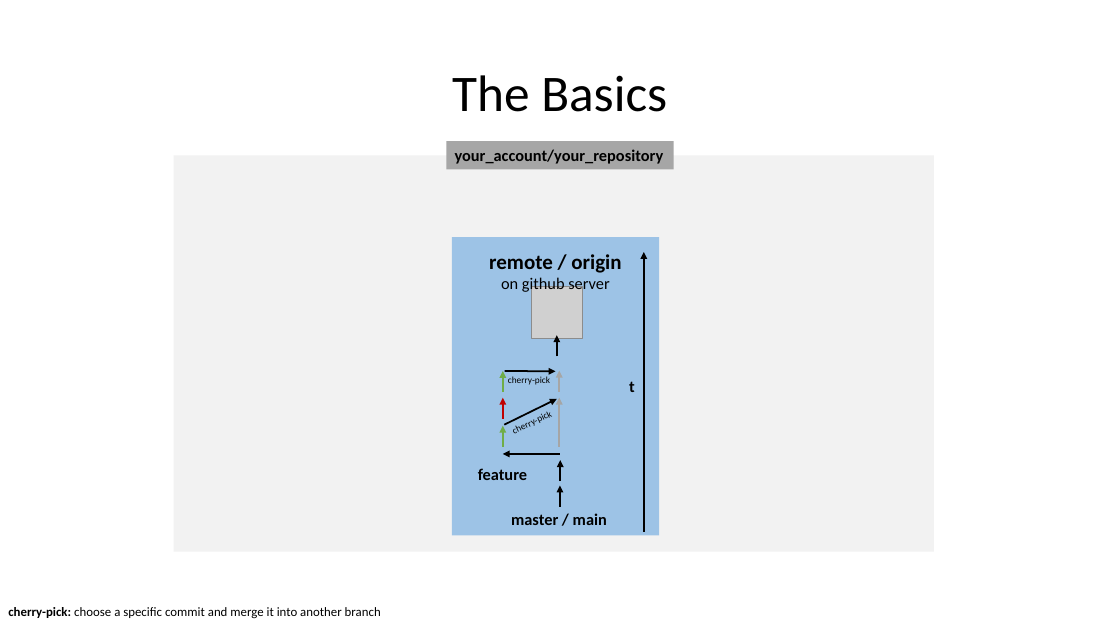
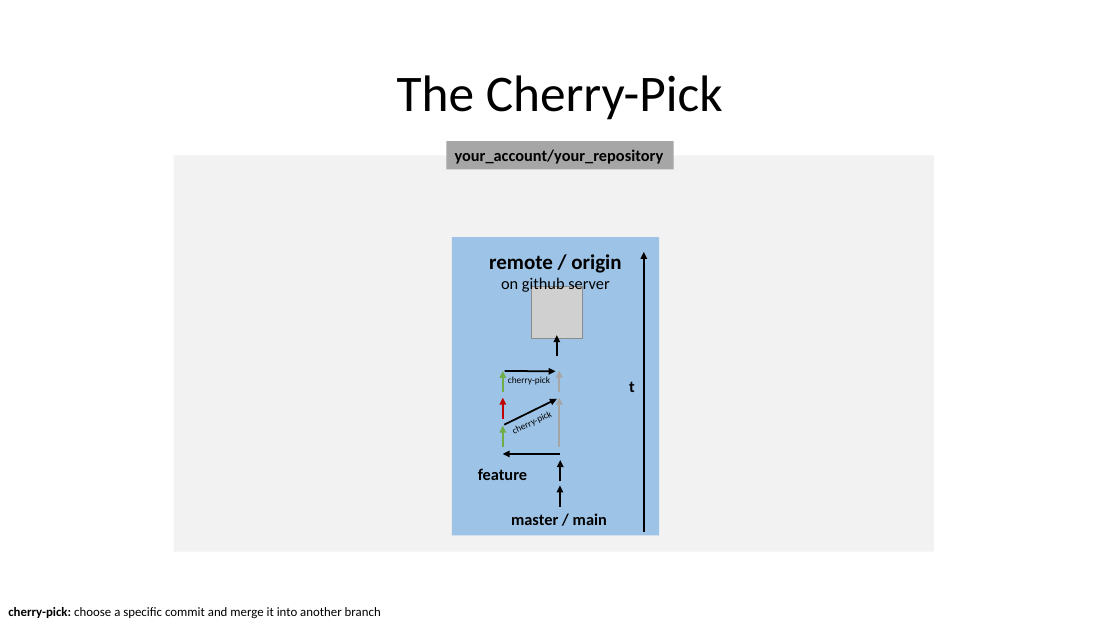
Before and after one commit to remichel/Buschlab_Github_Workshop, a slide deck: slide 4 of github_workshop.pptx (slide 3 before the commit). Drawn at 1120x630 pixels with LibreOffice and Linux fonts; fonts in the diff are those of the drawing; grey boxes stand for pictures. Boxes give left, top, right and bottom in pixels: in the first picture for what was removed or moved away, otherwise in the second. Text is boxed around its words. In the diff, an @@ line names an element or a change of style, - is before the commit and + after.

```diff
--- a/github_workshop.pptx
+++ b/github_workshop.pptx
@@ title at [397,75,723,120]: text changed @@
-The Basics
+The Cherry-Pick
```
Also in this commit, not shown: 5 other slides changed, 1 slide added.
